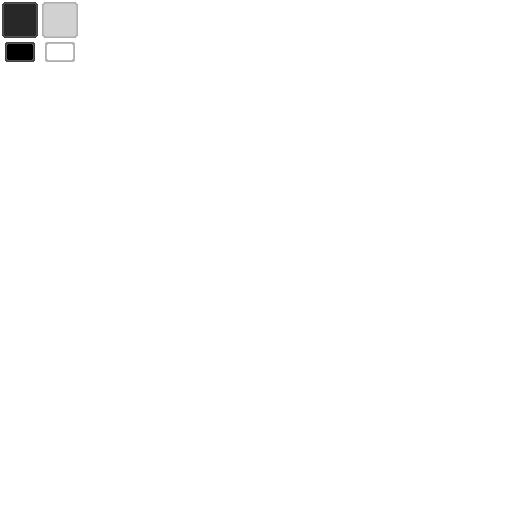
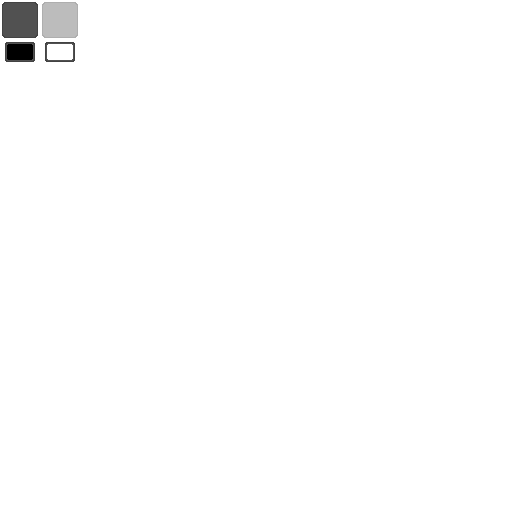
The second 512px x 512px image is a revision of the first. Changes to its layers:
painted on "bg 2" over [4,4,76,62]
